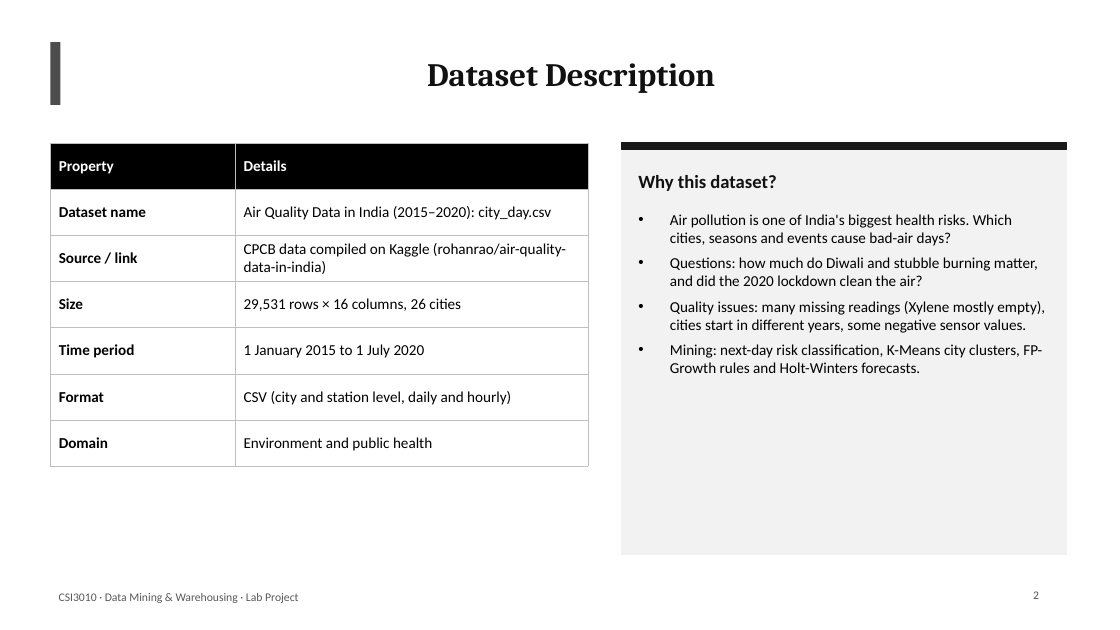
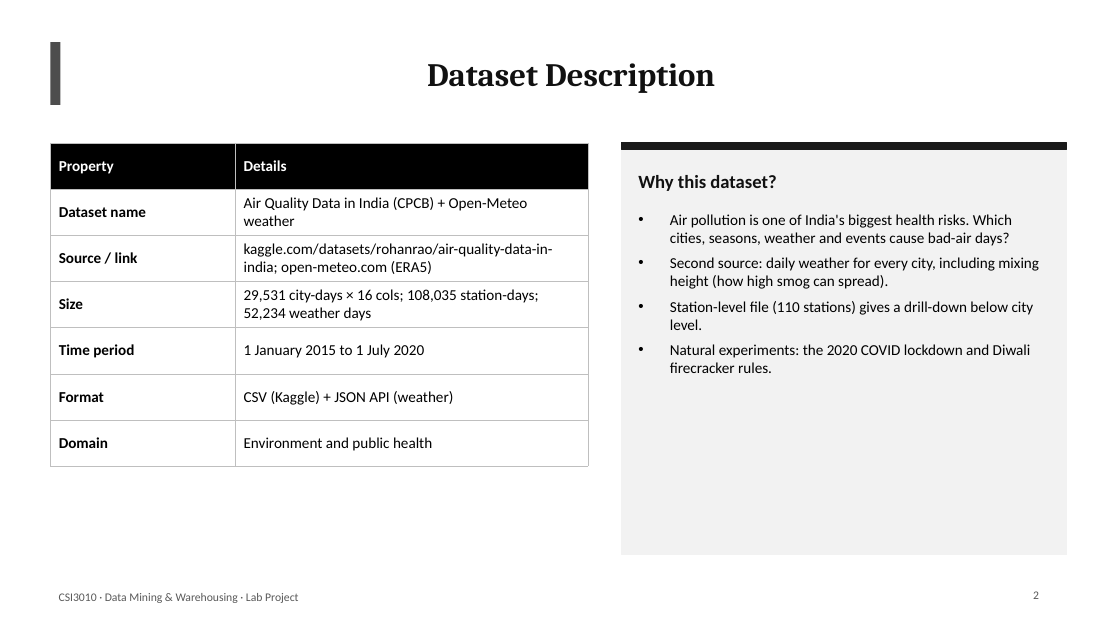
Before and after one commit to StutiArya2/breathing-cities-dwdm, a slide deck: slide 2 of docs/Breathing_Cities_DWDM.pptx. Drawn at 1120x630 pixels with LibreOffice and Linux fonts; fonts in the diff are those of the drawing. Boxes give left, top, right and bottom in pixels: in the first picture for what was removed or moved away, otherwise in the second. Text is boxed around its words. In the diff, an @@ line names an element or a change of style, - is before the commit and + after.

Commit message:
Real-data pipeline: weather source, fact constellation, experiments
- Add Open-Meteo weather as a second source (fact_weather, dim_weather_condition)
  and station-level drill-down (fact_station_air_quality, dim_station)
- Flag Ahmedabad's faulty CO sensor; cap AQI at 500
- New OLAP queries: station drill-down, weather dice, drill-across
- Classification vs persistence baseline with SHAP; context and co-pollution rules;
  weather-adjusted forecasting; lockdown and Diwali counterfactuals with placebo
- 10-tab dashboard, run_all.py, rewritten README and 20-slide deck with results

```diff
--- a/docs/Breathing_Cities_DWDM.pptx
+++ b/docs/Breathing_Cities_DWDM.pptx
@@ table at <box>50,143,588,466</box> @@
-row 2, column 2: Air Quality Data in India (2015–2020): city_day.csv
+row 2, column 2: Air Quality Data in India (CPCB) + Open-Meteo weather
-row 3, column 2: CPCB data compiled on Kaggle (rohanrao/air-quality-data-in-india)
+row 3, column 2: kaggle.com/datasets/rohanrao/air-quality-data-in-india; open-meteo.com (ERA5)
-row 4, column 2: 29,531 rows × 16 columns, 26 cities
+row 4, column 2: 29,531 city-days × 16 cols; 108,035 station-days; 52,234 weather days
-row 6, column 2: CSV (city and station level, daily and hourly)
+row 6, column 2: CSV (Kaggle) + JSON API (weather)
@@ text at <box>670,214,1039,373</box>: text changed @@
-• Air pollution is one of India's biggest health risks. Which cities, seasons and events cause bad-air days?
-• Questions: how much do Diwali and stubble burning matter, and did the 2020 lockdown clean the air?
-• Quality issues: many missing readings (Xylene mostly empty), cities start in different years, some negative sensor values.
-• Mining: next-day risk classification, K-Means city clusters, FP-Growth rules and Holt-Winters forecasts.
+• Air pollution is one of India's biggest health risks. Which cities, seasons, weather and events cause bad-air days?
+• Second source: daily weather for every city, including mixing height (how high smog can spread).
+• Station-level file (110 stations) gives a drill-down below city level.
+• Natural experiments: the 2020 COVID lockdown and Diwali firecracker rules.
```
Also in this commit, not shown: 9 other slides changed, 9 slides added, 18 other files.
